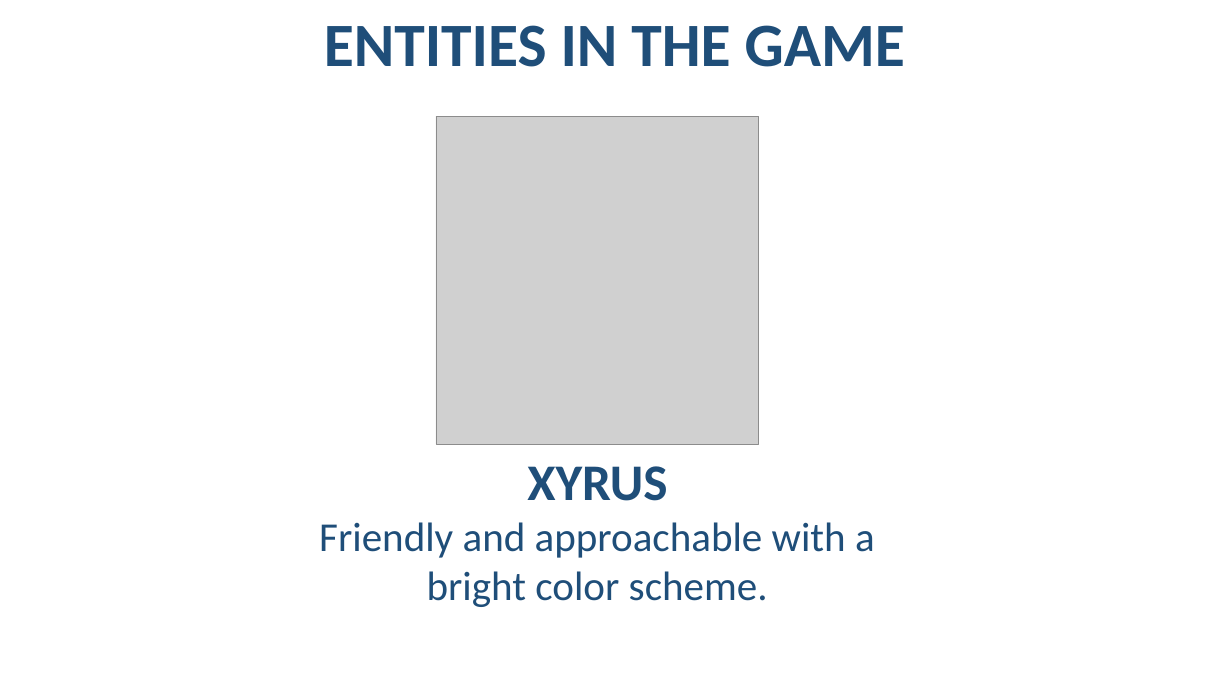
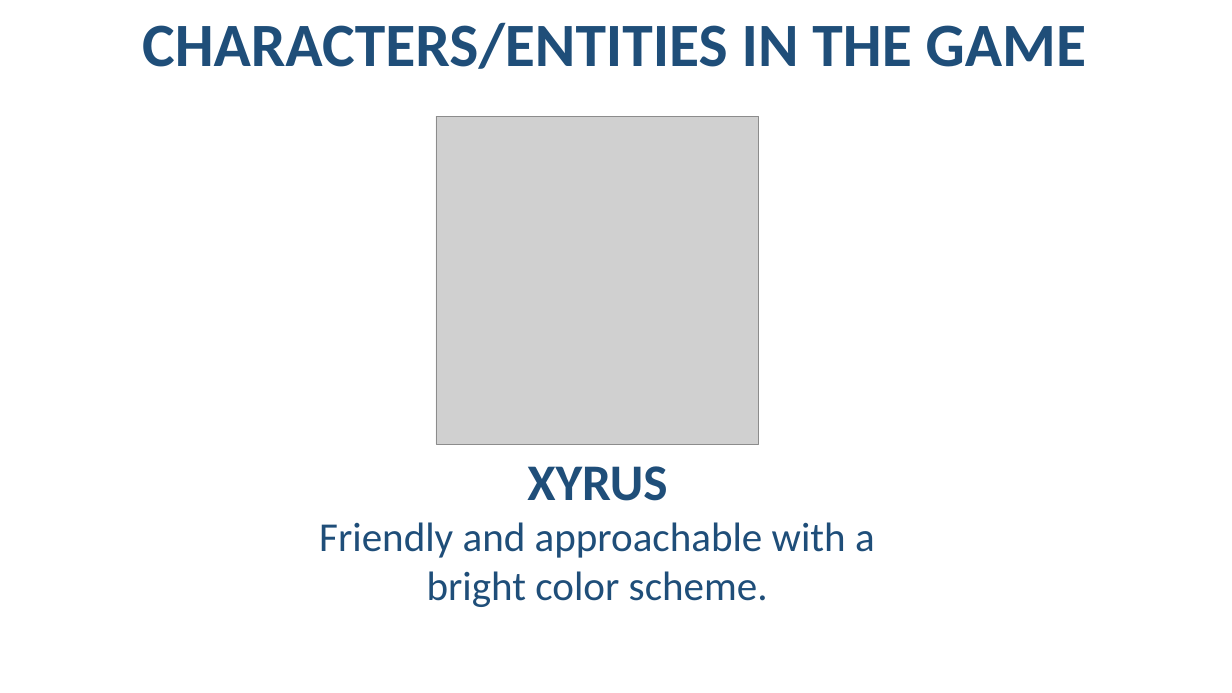
Before and after one commit to Paul-Marte/MyGame, a slide deck: slide 7 of Documents/Xyrus.pptx. Drawn at 1232x693 pixels with LibreOffice and Linux fonts; fonts in the diff are those of the drawing; grey boxes stand for pictures; background and template pictures are left out. Boxes give left, top, right and bottom in pixels: in the first picture for what was removed or moved away, otherwise in the second. Text is boxed around its words. In the diff, an @@ line names an element or a change of style, - is before the commit and + after.

```diff
--- a/Documents/Xyrus.pptx
+++ b/Documents/Xyrus.pptx
@@ text at (142,22,1086,69): text changed @@
-ENTITIES IN THE GAME
+CHARACTERS/ENTITIES IN THE GAME
```
Also in this commit, not shown: 10 other slides changed, 10 slides added, 1 slide removed, 56 other files.
